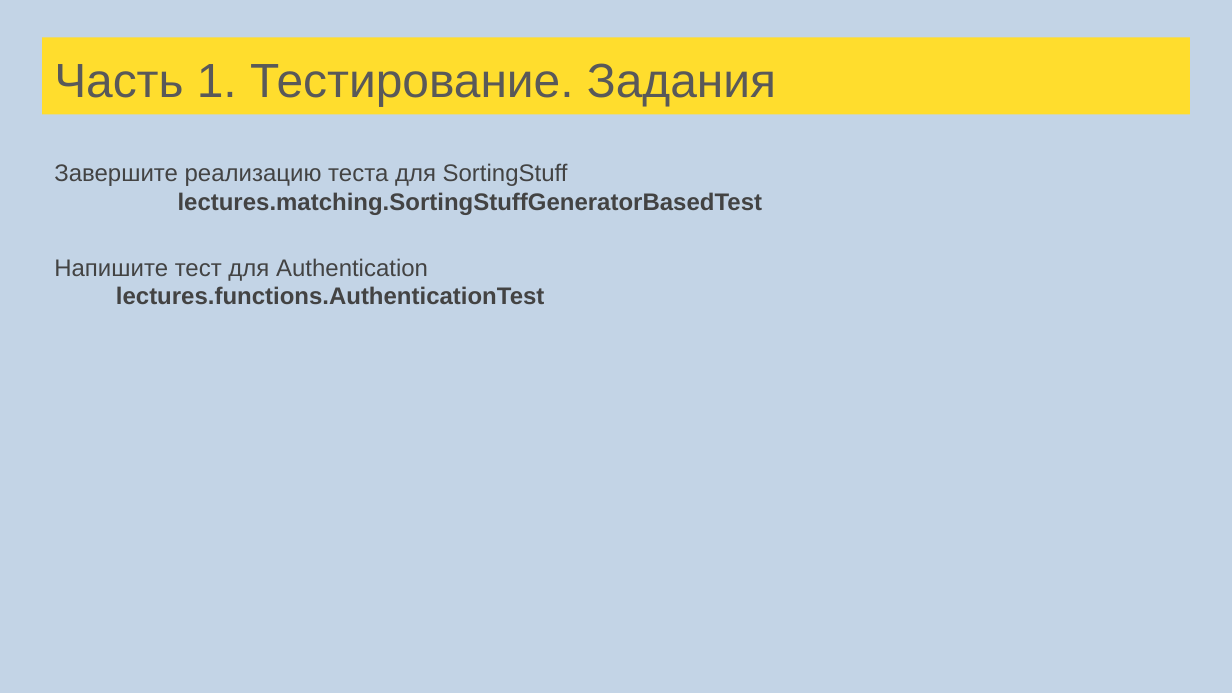
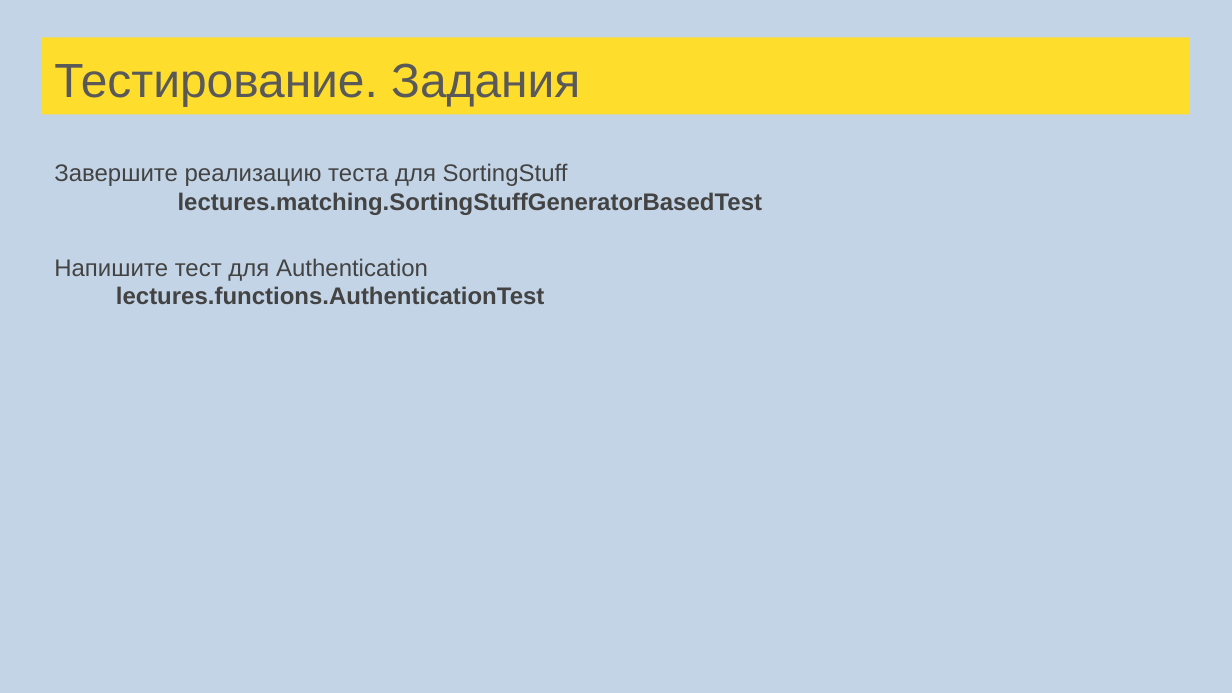
Before and after one commit to sergeypopov83/scala-school, a slide deck: slide 91 of src/main/resources/Лекции Scala для FinTech.pptx. Drawn at 1232x693 pixels with LibreOffice and Linux fonts; fonts in the diff are those of the drawing. Boxes give left, top, right and bottom in pixels: in the first picture for what was removed or moved away, otherwise in the second. Text is boxed around its words. In the diff, an @@ line names an element or a change of style, - is before the commit and + after.

```diff
--- a/src/main/resources/Лекции Scala для FinTech.pptx
+++ b/src/main/resources/Лекции Scala для FinTech.pptx
@@ title at <box>54,63,580,106</box>: text changed @@
-Часть 1. Тестирование. Задания
+Тестирование. Задания
```
Also in this commit, not shown: 121 other slides changed, 5 slides added, 5 slides removed, 58 other files.
